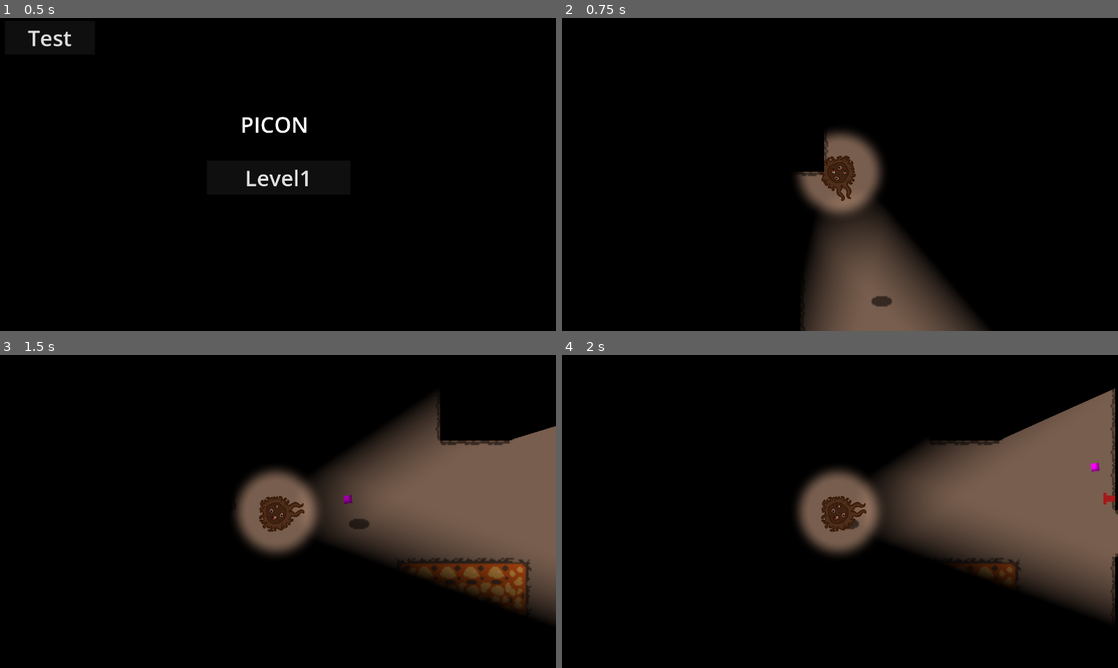
Above: before the commit, frames 1-4 (two rows, left to right).
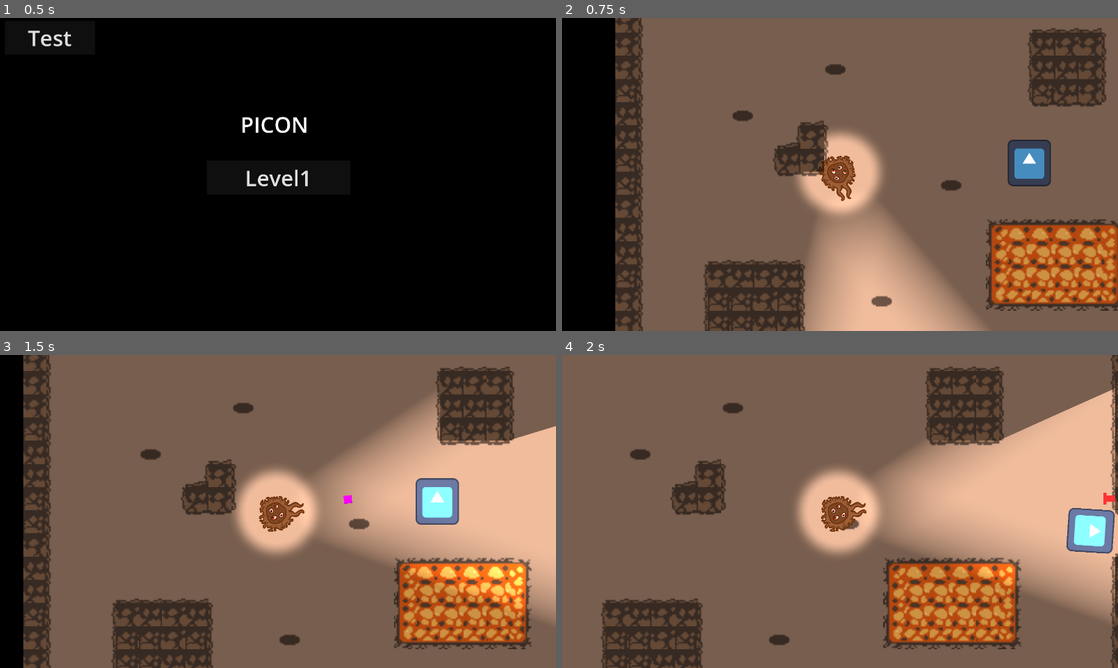
Above: after the commit, the same moments.

Repository: NamespaceV/semestralne-2025l-a
Game: Godot game, scene res://main_scene.tscn
Same seed, same stepped clock (60 frames per second), same inputs: the game is played once before the commit and once after it. The engine's default icon, where the game draws it, is replaced by a stand-in: a white triangle on a blue panel in a dark square.
Inputs (mouse positions are in pixels of both pictures, inside the frame that each line leads up to):
- Up to frame 1 (0.5 s): no input
- Up to frame 2 (0.75 s): click "Level1" at 0.5 s
- Up to frame 3 (1.5 s): tap Enter at 1.25 s; move the mouse to (400, 495) at 1.27 s; hold Right (right) from 1.28 s (still down); hold Space (action) from 1.28 s (still down)
- Up to frame 4 (2 s): keep holding Right (right); keep holding Space (action)

Frame 1 is identical in both runs. In frame 2, 90% of the frame differs, in the area x 9-100%, y 0-100%; in frame 3, 96%; in frame 4, 100%, in the area x 0-100%, y 0-100%.

Commit message:
shoot collision fix

Diff:
--- a/semestralne2025l-a/levels/level1.tscn
+++ b/semestralne2025l-a/levels/level1.tscn
@@ -1,10 +1,11 @@
-[gd_scene load_steps=15 format=4 uid="uid://dgjmnfabkcywi"]
+[gd_scene load_steps=17 format=4 uid="uid://dgjmnfabkcywi"]
 
 [ext_resource type="Texture2D" uid="uid://bw3bhas5mo6qb" path="res://tmp_assets/DwarvenDelve/Background/CaveTilemap.png" id="1_exekv"]
 [ext_resource type="PackedScene" uid="uid://ck0tpp42ve0h" path="res://characters/player/player.tscn" id="2_pdtm5"]
 [ext_resource type="PackedScene" uid="uid://btun6gu86fuuu" path="res://characters/enemy/enemy.tscn" id="3_b3oru"]
 [ext_resource type="PackedScene" uid="uid://5tmg1af0akx" path="res://interactables/switch.tscn" id="4_ua5ty"]
 [ext_resource type="AudioStream" uid="uid://bwkdfrn7g0ubv" path="res://bgm/23.mp3" id="5_61w3m"]
+[ext_resource type="Texture2D" uid="uid://b12i1ktlbjaqt" path="res://icon.svg" id="6_pdpul"]
 
 [sub_resource type="OccluderPolygon2D" id="OccluderPolygon2D_pdtm5"]
 polygon = PackedVector2Array(-8, -8, 8, -8, 8, 8, -8, 8)
@@ -176,6 +177,7 @@
 uv_clipping = true
 occlusion_layer_0/light_mask = 1
 physics_layer_0/collision_layer = 1
+physics_layer_0/collision_mask = 3
 terrain_set_0/mode = 2
 terrain_set_0/terrain_0/name = "Terrain 0"
 terrain_set_0/terrain_0/color = Color(0.727658, 0, 0.11352, 1)
@@ -218,6 +220,9 @@
 &"enemy_idle": SubResource("Animation_ua5ty")
 }
 
+[sub_resource type="RectangleShape2D" id="RectangleShape2D_8hd6v"]
+size = Vector2(31, 33)
+
 [node name="level1" type="Node2D"]
 
 [node name="background" type="TileMapLayer" parent="."]
@@ -229,6 +234,7 @@
 tile_set = SubResource("TileSet_bwtbi")
 
 [node name="DirectionalLight2D" type="DirectionalLight2D" parent="."]
+visible = false
 blend_mode = 1
 
 [node name="Enemy" parent="." instance=ExtResource("3_b3oru")]
@@ -286,6 +292,20 @@
 stream = ExtResource("5_61w3m")
 autoplay = true
 
+[node name="RigidBody2D" type="RigidBody2D" parent="."]
+position = Vector2(142, -38)
+collision_mask = 3
+gravity_scale = 0.0
+
+[node name="Sprite2D" type="Sprite2D" parent="RigidBody2D"]
+position = Vector2(-3.8147e-06, 0)
+scale = Vector2(0.234375, 0.25)
+texture = ExtResource("6_pdpul")
+
+[node name="CollisionShape2D" type="CollisionShape2D" parent="RigidBody2D"]
+position = Vector2(-0.5, 0.5)
+shape = SubResource("RectangleShape2D_8hd6v")
+
 [connection signal="switch_pressed" from="Switch" to="Switch/TileMapLayer" method="clear"]
 [connection signal="switch_pressed" from="Switch2" to="Switch2/TileMapLayer" method="clear"]
 [connection signal="switch_pressed" from="Switch3" to="Switch3/Label" method="show"]
--- /dev/null
+++ b/semestralne2025l-a/scenes/bullet.gd
@@ -0,0 +1,4 @@
+extends RigidBody2D
+
+func _on_body_entered(body: Node) -> void:
+	queue_free()
--- a/semestralne2025l-a/scenes/bullet.tscn
+++ b/semestralne2025l-a/scenes/bullet.tscn
@@ -1,4 +1,6 @@
-[gd_scene load_steps=3 format=3 uid="uid://drre41wyu3ow5"]
+[gd_scene load_steps=4 format=3 uid="uid://drre41wyu3ow5"]
+
+[ext_resource type="Script" uid="uid://cgrydy80xmp33" path="res://scenes/bullet.gd" id="1_mkf8s"]
 
 [sub_resource type="RectangleShape2D" id="RectangleShape2D_h1aey"]
 size = Vector2(6, 6)
@@ -6,12 +8,18 @@
 [sub_resource type="PlaceholderTexture2D" id="PlaceholderTexture2D_h1aey"]
 
 [node name="Bullet" type="RigidBody2D"]
+collision_layer = 2
+collision_mask = 2
 gravity_scale = 0.0
+contact_monitor = true
+max_contacts_reported = 5
+script = ExtResource("1_mkf8s")
 
 [node name="CollisionShape2D" type="CollisionShape2D" parent="."]
 shape = SubResource("RectangleShape2D_h1aey")
-disabled = true
 
 [node name="Sprite2D" type="Sprite2D" parent="."]
 scale = Vector2(5.5, 5.5)
 texture = SubResource("PlaceholderTexture2D_h1aey")
+
+[connection signal="body_entered" from="." to="." method="_on_body_entered"]
Not shown, added: semestralne2025l-a/scenes/bullet.gd.uid
